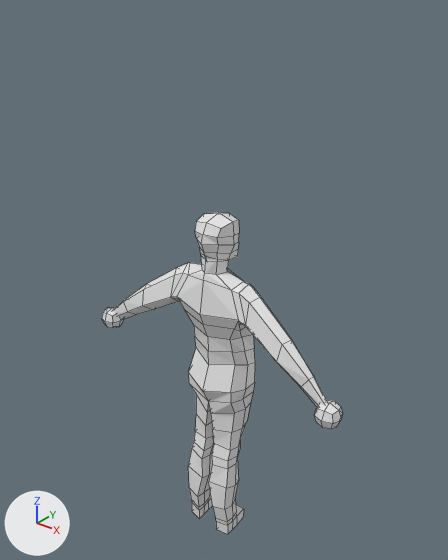
The Blender file Blender/MyFirstHumanBody.blend, before and after one commit.
Camera for both pictures: a 50 mm lens placed at (2.7, -3.35, 3.22), pointed at (-0.05, 0.08, 1.09). The lights are fixed; the arrows at lower left show +X, +Y and +Z. Mesh edges are drawn as thin lines.

Objects in the first picture: 'Body'.
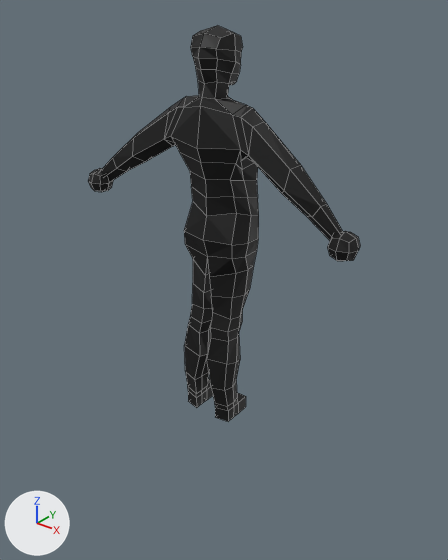
Changed parts and their boxes [x1, y1, x2, y2] in the pictures (448 x 560 px; the box of a moved part takes in the faces that stretch with it):
'Body', reshaped, moved (13% wider, 23% taller): before [102, 213, 343, 534]; after [88, 25, 360, 421]
part 1 of me_cube_001, moved or reshaped: before [188, 348, 235, 414]; after [184, 202, 237, 277]
part 2 of me_cube_001, moved or reshaped: before [199, 220, 239, 275]; after [196, 33, 243, 99]
part 3 of me_cube_001, recoloured (white to black): before [102, 213, 343, 534]; after [88, 25, 360, 421]

The change, as a list of edits to the scene's bpy script:
```text
Add img_body_base_color:
    img_body_base_color = load_image('Body Base Color', 'textures/Body Base Color.png', 1024, 1024, 'sRGB')
Add mat_material:
    mat_material = principled_material('Material')
    mat_material.texture = img_body_base_color
Change me_cube_001:
    used by ob_body; location = (0.0, -0.009, 0.0)
    remove me_cube_001.from_pydata(...)  # 200 vertices, 181 faces; spans x 0.0..1.19, y -0.28..0.23, z -1.26..1.69
    add me_cube_001.from_pydata(...)  # 199 vertices, 178 faces, 1 loose edge; spans x 0.0..1.19, y -0.28..0.2, z -1.26..1.69
    me_cube_001 part 1
    3 vertices are removed from x 0.0, y -0.24..-0.03, z 0.11..0.24
    6 faces are deleted
    2 vertices move from x 0.0, y -0.18..0.12, z 0.1..0.13 to x 0.0, y -0.17..0.13, z 0.14
    2 vertices are added at (0.0, -0.21, 0.28), (0.0, -0.01, 0.14)
    4 new faces join them
    me_cube_001 part 2
    6 vertices are removed from x 0.0..0.11, y -0.18..0.1, z 1.32..1.5
    13 faces are deleted
    4 vertices move from x 0.0..0.09, y -0.04..0.11, z 1.21..1.38 to x 0.0..0.09, y -0.02..0.12, z 1.23..1.39
    6 vertices are added at (0.08, 0.07, 1.34), (0.0, -0.17, 1.35), (0.0, 0.11, 1.5), (0.0, 0.11, 1.56), (0.11, 0.09, 1.56), (0.01, 0.12, 1.31)
    1 loose edge is added
    12 new faces join them
    me_cube_001 part 3: 162 faces spanning x 0.0..1.19, y -0.28..0.2, z -1.26..1.69 switch from no material to mat_material (picture img_body_base_color)
Change ob_body:
    ob_body.location: (0.0, -0.009, 0.0) -> (0.0, -0.009, 1.259)
```
